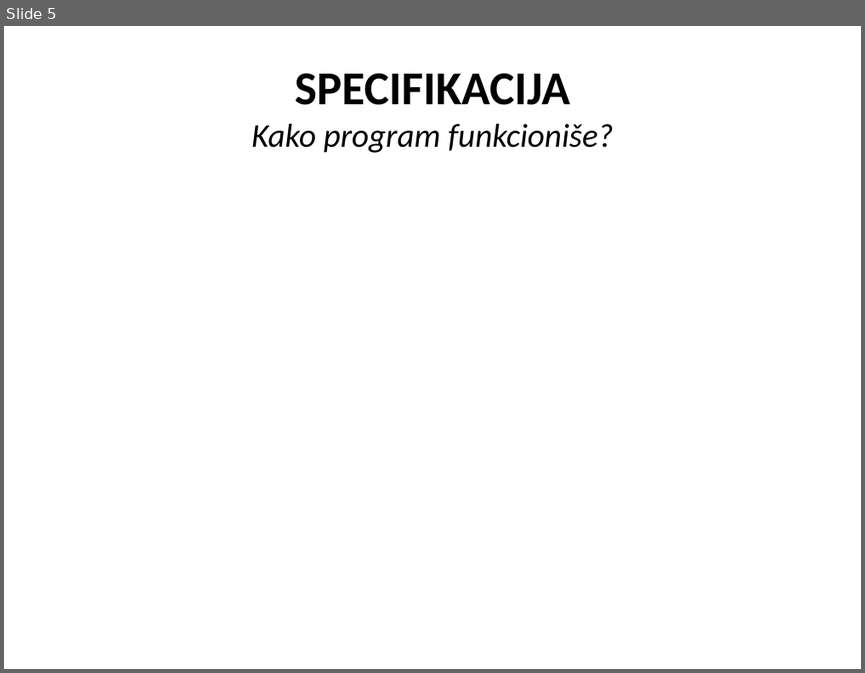
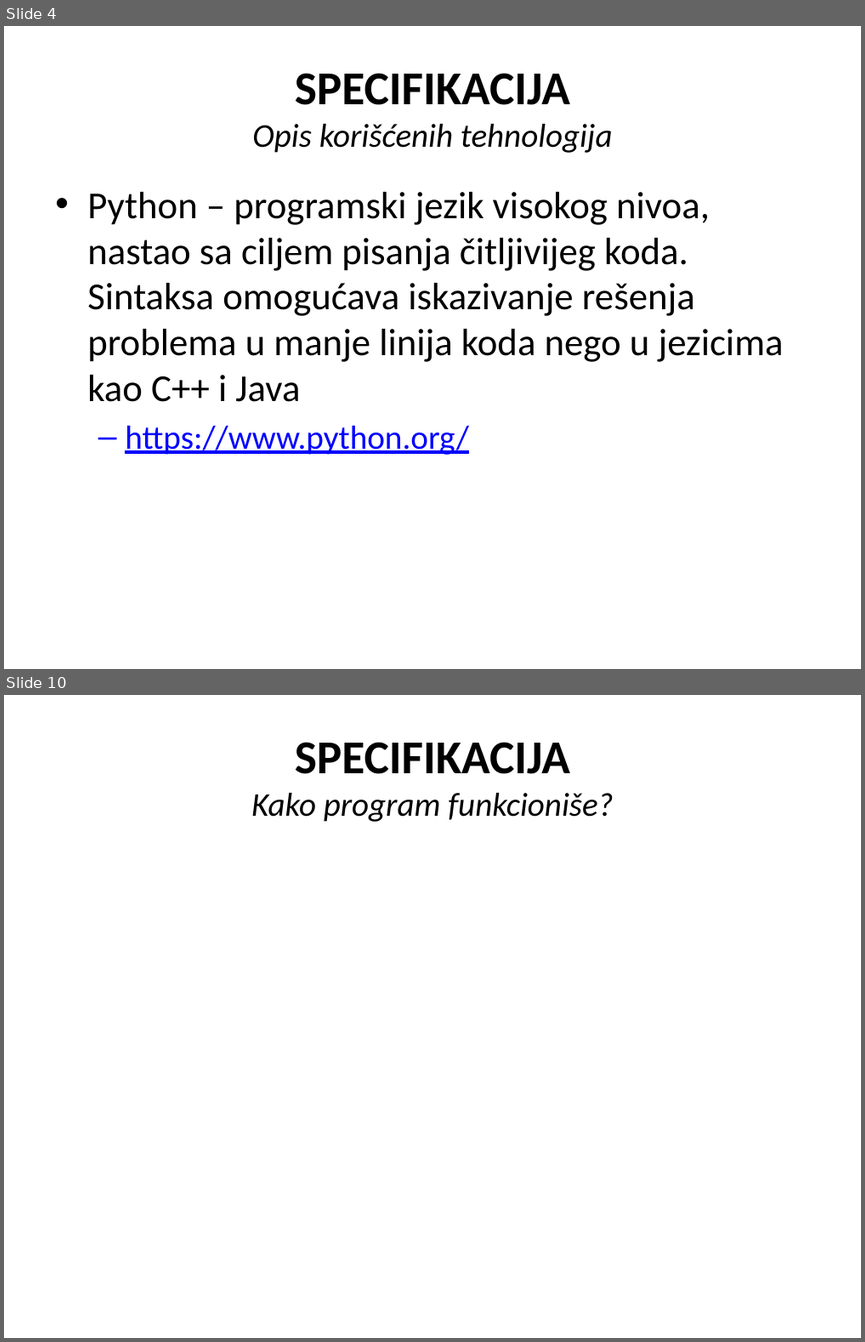
Before and after one commit to cLaki/UseTheForce, a slide deck: Upravljanje računarom na osnovu pokreta snimljenih web kamerom.pptx. Shown one above the other, each under a label of ours: slide 5 before the commit, slides 4 and 10 after it; the slides between them are not shown. The pictures are 865x673 and 865x1342 pixels, drawn with LibreOffice and Linux fonts; fonts in the diff are those of the drawing; grey boxes stand for pictures. Boxes give left, top, right and bottom in pixels: in the first picture for what was removed or moved away, otherwise in the second. Text is boxed around its words. In the diff, an @@ line names an element or a change of style, - is before the commit and + after.

```diff
--- a/Upravljanje računarom na osnovu pokreta snimljenih web kamerom.pptx
+++ b/Upravljanje računarom na osnovu pokreta snimljenih web kamerom.pptx
@@ slide 4 added at bbox=[4, 26, 861, 669], background #FFFFFF @@
@@ title added at bbox=[252, 73, 613, 153], 27.9 pt, text #000000, italic @@
+SPECIFIKACIJA
+Opis korišćenih tehnologija
@@ text added at bbox=[87, 192, 783, 454], 32 pt, text #000000 @@
+• Python – programski jezik visokog nivoa, nastao sa ciljem pisanja čitljivijeg koda. Sintaksa omogućava iskazivanje rešenja problema u manje linija koda nego u jezicima kao C++ i Java
+  – https://www.python.org/
@@ what was slide 5 is now slide 10 @@
```
Also in this commit, not shown: 9 slides changed, 5 other slides added, 4 slides removed, 16 other files.
